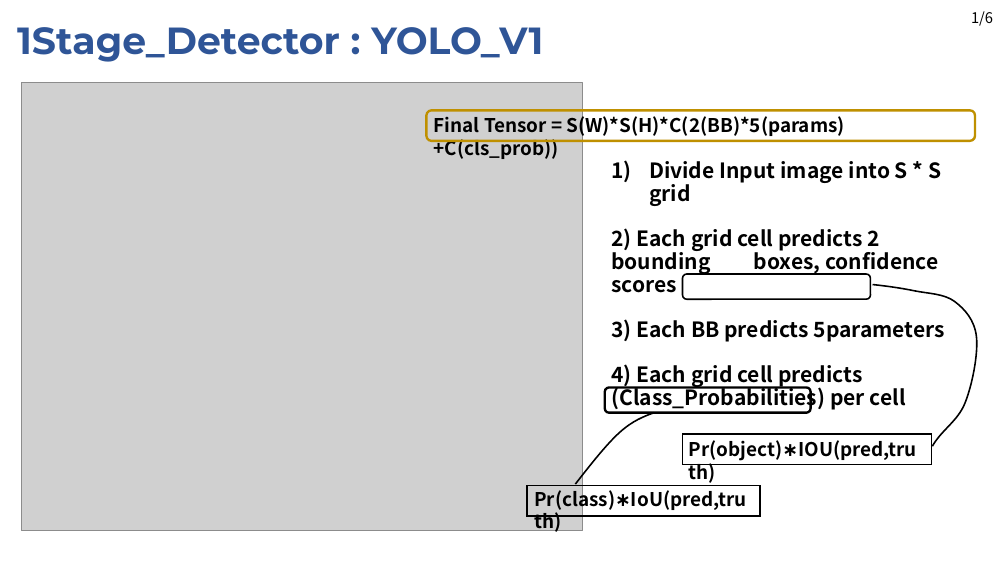
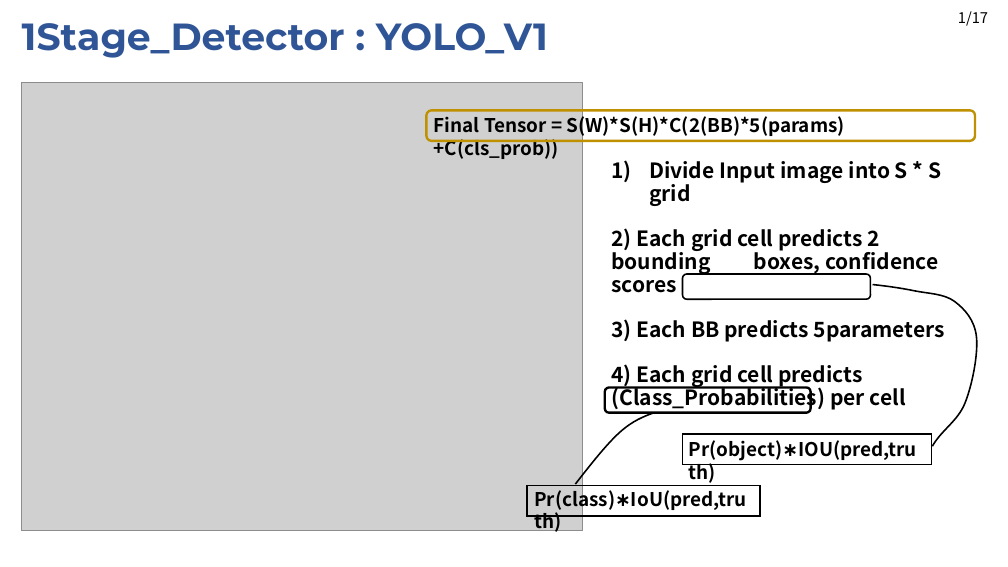
Before and after one commit to JaeHyung-Jung/Seminar_Deeplearning, a slide deck: slide 2 of 2nd_week/Seminar_2nd_week_1Stage.pptx. Drawn at 1008x567 pixels with LibreOffice and Linux fonts; fonts in the diff are those of the drawing; grey boxes stand for pictures. Boxes give left, top, right and bottom in pixels: in the first picture for what was removed or moved away, otherwise in the second. Text is boxed around its words. In the diff, an @@ line names an element or a change of style, - is before the commit and + after.

```diff
--- a/2nd_week/Seminar_2nd_week_1Stage.pptx
+++ b/2nd_week/Seminar_2nd_week_1Stage.pptx
@@ text "1Stage_Detector : YOLO_V1": place and size @@
-text "1Stage_Detector : YOLO_V1" at bbox=[17, 27, 543, 62]
+text "1Stage_Detector : YOLO_V1" at bbox=[22, 23, 548, 58]
@@ text at bbox=[958, 11, 988, 26]: text changed @@
-1/6
+1/17
```
Also in this commit, not shown: 12 other slides changed, 5 slides added, 2 slides removed.
